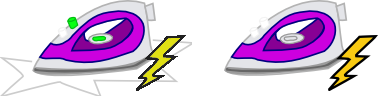
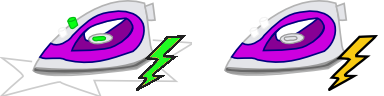
Comparing the layer stacks of the two w=384, h=96 images. Changes:
painted on "plancha.png" over [144, 38, 180, 84]
